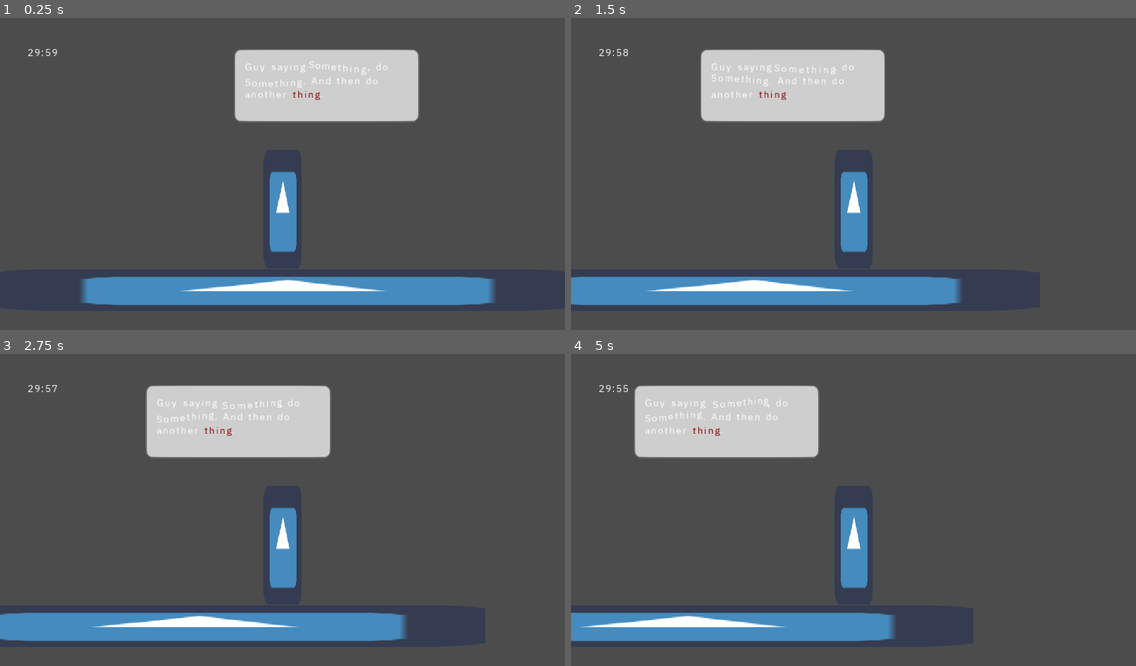
Above: before the commit, frames 1-4 (two rows, left to right).
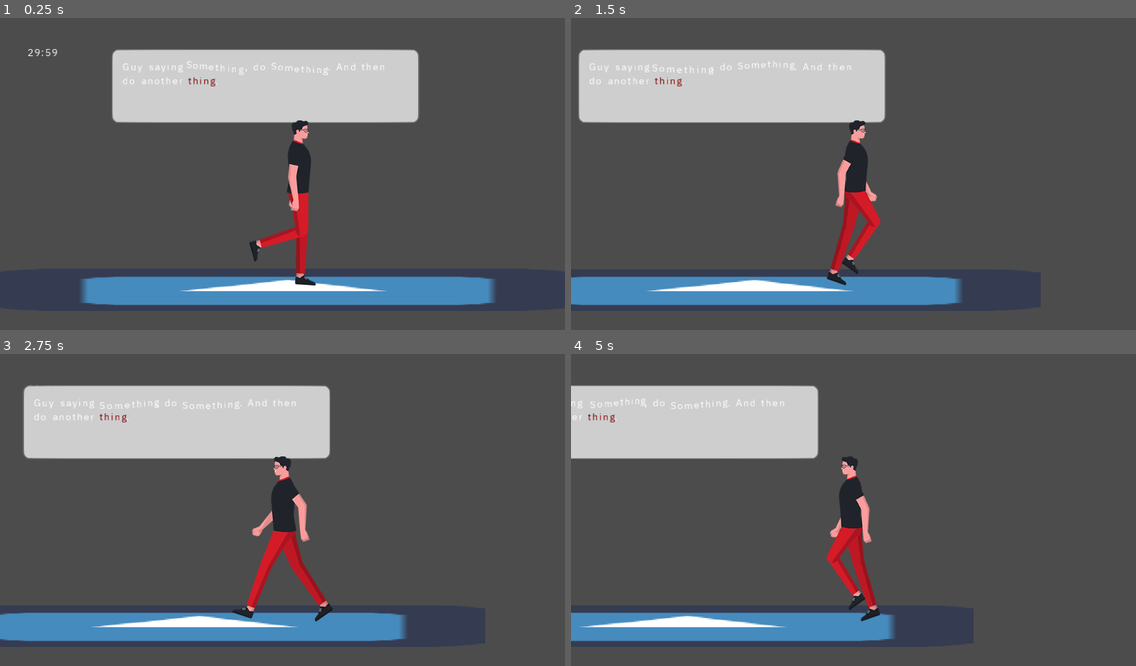
Above: after the commit, the same moments.

Repository: 2nafish117/litwork
Game: Godot game, scene res://source/scenes/tests/TestPlayerMove.tscn
The game is run twice, just before and just after one commit, with the same random seed, the same clock (stepped at 60 frames per second) and the same inputs. The project has no main scene, so this scene is started directly. The engine's default icon, where the game draws it, is replaced by a stand-in: a white triangle on a blue panel in a dark square.
Inputs:
- Up to frame 1 (0.25 s): no input
- Up to frame 2 (1.5 s): hold Right (move_right) from 0.53 s (still down); tap Space (action_interact) at 0.6, 1.35 s
- Up to frame 3 (2.75 s): release Right (move_right) at 2.03 s; hold Left (move_left) from 2.03 s (still down); tap Space (action_interact) at 2.1 s
- Up to frame 4 (5 s): release Left (move_left) at 2.78 s; hold Right (move_right) 2.78-4.28 s; tap Space (action_interact) at 2.85, 3.6, 4.35 s; hold Left (move_left) from 4.28 s (still down)

The runs differ from the first frame. In frame 1, 8.3% of the frame differs, in the area x 19-74%, y 9-86%; in frame 2, 8.1%; in frame 3, 8.7%, in the area x 4-59%, y 9-86%; in frame 4, 5.7%.

Commit message:
add elevator and some assets

Diff:
--- a/project.godot
+++ b/project.godot
@@ -9,10 +9,10 @@
 config_version=4
 
 _global_script_classes=[ {
-"base": "Position2D",
+"base": "StaticBody2D",
 "class": "Floor",
 "language": "GDScript",
-"path": "res://source/interactibles/Floor.gd"
+"path": "res://source/interactibles/elevator/Floor.gd"
 }, {
 "base": "KinematicBody2D",
 "class": "PlayerCharecter",
--- a/source/autoloads/GlobalDetails.gd
+++ b/source/autoloads/GlobalDetails.gd
@@ -8,14 +8,23 @@
 var remote_server: String = "https://httpbin.org/get"
 
 func send_player_info():
-	http.connect("request_completed", self, "_http_send_player_info_request_completed")
-	var body = {"name": "Godette"}
-	var error = http.request(remote_server, [], true, HTTPClient.METHOD_POST, player_info)
+	var error = http.connect("request_completed", self, "_http_send_player_info_request_completed")
+	if error != OK:
+		push_error("Error in http signal connection")
+	error = http.request(remote_server, [], true, HTTPClient.METHOD_POST, player_info)
 	if error != OK:
 		push_error("An error occurred in the HTTP request.")
 	pass
 
 
-func _http_send_player_info_request_completed(result, response_code, headers, body):
+func _http_send_player_info_request_completed(_result, _response_code, _headers, body):
 	var response = parse_json(body.get_string_from_utf8())
 	print(response.headers["User-Agent"])
+
+func set_default_player_info():
+	player_info["name"] = "mc"
+	player_info["sex"] = "male"
+	player_info["email"] = "mc@mc.com"
+
+func _ready() -> void:
+	set_default_player_info()
--- a/source/autoloads/GlobalUi.gd
+++ b/source/autoloads/GlobalUi.gd
@@ -4,14 +4,14 @@
 
 func _ready() -> void:
 	GlobalTimer.start()
+	pass
 
 func format_time(secs: float) -> Array:
 	var minutes = int(secs / 60.0)
 	secs = int(fmod(secs, 60.0))
 	return [minutes, secs]
 
-
-func _process(delta: float) -> void:
+func _process(_delta: float) -> void:
 	var t: Array = format_time(GlobalTimer.time_left)
 	var minutes: int = t[0]
 	var seconds: int = t[1]
--- a/source/autoloads/GlobalUi.tscn
+++ b/source/autoloads/GlobalUi.tscn
@@ -4,11 +4,13 @@
 [ext_resource path="res://source/autoloads/GlobalUi.gd" type="Script" id=2]
 
 [node name="GlobalUi" type="CanvasLayer"]
+layer = -100
 script = ExtResource( 2 )
 
 [node name="MarginContainer" type="MarginContainer" parent="."]
 anchor_right = 1.0
 anchor_bottom = 1.0
+mouse_filter = 1
 theme = ExtResource( 1 )
 custom_constants/margin_right = 50
 custom_constants/margin_top = 50
--- a/source/interactibles/Elevator.gd
+++ /dev/null
@@ -1,25 +0,0 @@
-extends Sprite
-
-var floors: Array
-var player: Node2D
-
-func _ready() -> void:
-	for c in get_children():
-		if c is Floor:
-			floors.append(c)
-
-func interact(player: Node2D, data: Dictionary):
-	var floor_number
-	go_to_floor(player, floor_number)
-	pass
-
-func go_to_floor(player: Node2D, floor_number: int):
-	for f in floors:
-		if f.floor_number == floor_number:
-			player.global_position = f.global_position
-			return
-	pass
-
-func _on_Area2D_body_entered(body: Node) -> void:
-	if player is PlayerCharecter:
-		player = body
--- a/source/interactibles/Elevator.tscn
+++ /dev/null
@@ -1,16 +0,0 @@
-[gd_scene load_steps=3 format=2]
-
-[ext_resource path="res://source/interactibles/Elevator.gd" type="Script" id=1]
-
-[sub_resource type="RectangleShape2D" id=1]
-extents = Vector2( 53, 89 )
-
-[node name="Elevator" type="Sprite"]
-script = ExtResource( 1 )
-
-[node name="Area2D" type="Area2D" parent="."]
-
-[node name="CollisionShape2D" type="CollisionShape2D" parent="Area2D"]
-shape = SubResource( 1 )
-
-[connection signal="body_entered" from="Area2D" to="." method="_on_Area2D_body_entered"]
--- a/source/interactibles/Floor.gd
+++ /dev/null
@@ -1,4 +0,0 @@
-class_name Floor
-extends Position2D
-
-var floor_number: int
--- a/source/interactibles/Floor.tscn
+++ /dev/null
@@ -1,6 +0,0 @@
-[gd_scene load_steps=2 format=2]
-
-[ext_resource path="res://source/interactibles/Floor.gd" type="Script" id=1]
-
-[node name="Floor" type="Position2D"]
-script = ExtResource( 1 )
--- /dev/null
+++ b/source/interactibles/elevator/Elevator.gd
@@ -0,0 +1,85 @@
+extends KinematicBody2D
+
+signal elevator_start
+signal elevator_stop
+
+export var elevator_duration: float = 3.0
+export var single_exit: bool = false
+export var floors_path: NodePath
+
+onready var floor_collision: CollisionShape2D = $Floor
+onready var roof_collision: CollisionShape2D = $Roof
+onready var left_collision: CollisionShape2D = $Left
+onready var right_collision: CollisionShape2D = $Right
+
+onready var tween: Tween = $Tween
+
+onready var elevator_button_container := $ElevatorControl/MarginContainer/VBoxContainer
+
+var elevator_button: PackedScene = preload("res://source/interactibles/elevator/ElevatorButton.tscn")
+
+var floors: Array
+var player: Node2D
+
+var moving: bool = false
+var current_floor: Floor
+var target_floor: Floor
+
+func enable_collisions(enable: bool) -> void:
+	if not single_exit:
+		floor_collision.disabled = !enable
+		roof_collision.disabled = !enable
+		right_collision.disabled = !enable
+		for f in floors:
+			f.enable_collisions(!enable)
+	left_collision.disabled = !enable
+
+func _ready() -> void:
+	enable_collisions(false)
+	elevator_button_container.visible = false
+	var floors_path_node = get_node(floors_path)
+
+	# get all floor nodes and make buttons for them
+	for c in floors_path_node.get_children():
+		if c is Floor:
+			floors.append(c)
+			var btn := elevator_button.instance()
+			elevator_button_container.add_child(btn)
+			btn.set_floor_number(c.floor_number)
+			btn.set_floor_name(c.floor_name)
+			var _throw = btn.connect("pressed", self, "go_to_floor", [c.floor_number])
+			current_floor = c
+
+func go_to_floor(floor_number: int):
+	for f in floors:
+		if f.floor_number == floor_number:
+			target_floor = f
+
+	if current_floor == target_floor:
+		return
+
+	enable_collisions(true)
+	var _throw = tween.interpolate_property(self, "global_position", current_floor.global_position, target_floor.global_position, elevator_duration, Tween.TRANS_CUBIC, Tween.EASE_IN_OUT)
+	_throw = tween.start()
+	emit_signal("elevator_start")
+
+func _on_Area2D_body_entered(body: Node) -> void:
+	# show lift floor buttons
+	if body is PlayerCharecter:
+		print("player entered elevator")
+		player = body
+		elevator_button_container.visible = true
+
+func _on_Area2D_body_exited(body: Node) -> void:
+	# hide lift floor buttons
+	if body is PlayerCharecter:
+		print("player exited elevator")
+		player = body
+		elevator_button_container.visible = false
+
+func _on_Tween_tween_completed(_object: Object, _key: NodePath) -> void:
+	current_floor = target_floor
+	target_floor = null
+	emit_signal("elevator_stop")
+	enable_collisions(false)
+	pass
--- /dev/null
+++ b/source/interactibles/elevator/Elevator.tscn
@@ -0,0 +1,72 @@
+[gd_scene load_steps=5 format=2]
+
+[ext_resource path="res://source/interactibles/elevator/Elevator.gd" type="Script" id=1]
+
+[sub_resource type="RectangleShape2D" id=1]
+extents = Vector2( 10, 165 )
+
+[sub_resource type="RectangleShape2D" id=2]
+extents = Vector2( 185, 10 )
+
+[sub_resource type="RectangleShape2D" id=3]
+extents = Vector2( 112.5, 157 )
+
+[node name="Elevator" type="KinematicBody2D"]
+collision_layer = 0
+motion/sync_to_physics = true
+script = ExtResource( 1 )
+
+[node name="Sprite" type="Sprite" parent="."]
+
+[node name="Right" type="CollisionShape2D" parent="."]
+position = Vector2( 175, -165 )
+shape = SubResource( 1 )
+
+[node name="Left" type="CollisionShape2D" parent="."]
+position = Vector2( -175, -165 )
+shape = SubResource( 1 )
+
+[node name="Floor" type="CollisionShape2D" parent="."]
+position = Vector2( 0, 10 )
+shape = SubResource( 2 )
+
+[node name="Roof" type="CollisionShape2D" parent="."]
+position = Vector2( 0, -340 )
+shape = SubResource( 2 )
+
+[node name="Area2D" type="Area2D" parent="."]
+
+[node name="CollisionShape2D" type="CollisionShape2D" parent="Area2D"]
+position = Vector2( -1.5, -157 )
+shape = SubResource( 3 )
+
+[node name="Tween" type="Tween" parent="."]
+playback_process_mode = 0
+
+[node name="ElevatorControl" type="Control" parent="."]
+margin_left = 185.0
+margin_top = -313.0
+margin_right = 280.0
+margin_bottom = -10.0
+__meta__ = {
+"_edit_use_anchors_": false
+}
+
+[node name="MarginContainer" type="MarginContainer" parent="ElevatorControl"]
+anchor_right = 1.0
+anchor_bottom = 1.0
+__meta__ = {
+"_edit_use_anchors_": false
+}
+
+[node name="VBoxContainer" type="VBoxContainer" parent="ElevatorControl/MarginContainer"]
+margin_right = 95.0
+margin_bottom = 303.0
+custom_constants/separation = 10
+__meta__ = {
+"_edit_use_anchors_": false
+}
+
+[connection signal="body_entered" from="Area2D" to="." method="_on_Area2D_body_entered"]
+[connection signal="body_exited" from="Area2D" to="." method="_on_Area2D_body_exited"]
+[connection signal="tween_completed" from="Tween" to="." method="_on_Tween_tween_completed"]
--- /dev/null
+++ b/source/interactibles/elevator/ElevatorButton.gd
@@ -0,0 +1,7 @@
+extends TextureButton
+
+func set_floor_number(number: int):
+	$FloorNumberLabel.text = String(number)
+
+func set_floor_name(name: String):
+	$FloorNameLabel.text = name
--- /dev/null
+++ b/source/interactibles/elevator/ElevatorButton.tscn
@@ -0,0 +1,35 @@
+[gd_scene load_steps=4 format=2]
+
+[ext_resource path="res://icon.png" type="Texture" id=1]
+[ext_resource path="res://source/interactibles/elevator/ElevatorButton.gd" type="Script" id=2]
+[ext_resource path="res://assets/textures/ui/speech_box_9patch.png" type="Texture" id=3]
+
+[node name="ElevatorButton" type="TextureButton"]
+anchor_right = 1.0
+anchor_bottom = 1.0
+texture_normal = ExtResource( 1 )
+texture_pressed = ExtResource( 3 )
+script = ExtResource( 2 )
+__meta__ = {
+"_edit_use_anchors_": false
+}
+
+[node name="FloorNumberLabel" type="Label" parent="."]
+margin_left = 71.0
+margin_top = 13.0
+margin_right = 111.0
+margin_bottom = 27.0
+text = "2"
+__meta__ = {
+"_edit_use_anchors_": false
+}
+
+[node name="FloorNameLabel" type="Label" parent="."]
+margin_left = 72.0
+margin_top = 35.0
+margin_right = 112.0
+margin_bottom = 49.0
+text = "cafe"
+__meta__ = {
+"_edit_use_anchors_": false
+}
--- /dev/null
+++ b/source/interactibles/elevator/Floor.gd
@@ -0,0 +1,10 @@
+class_name Floor
+extends StaticBody2D
+
+export var floor_number: int
+export var floor_name: String
+
+func enable_collisions(enable: bool) -> void:
+	for c in get_children():
+		if c is CollisionShape2D:
+			c.disabled = !enable
--- /dev/null
+++ b/source/interactibles/elevator/Floor.tscn
@@ -0,0 +1,6 @@
+[gd_scene load_steps=2 format=2]
+
+[ext_resource path="res://source/interactibles/elevator/Floor.gd" type="Script" id=1]
+
+[node name="Floor" type="StaticBody2D"]
+script = ExtResource( 1 )
--- a/source/player_charecter/PlayerCharecter.gd
+++ b/source/player_charecter/PlayerCharecter.gd
@@ -2,9 +2,12 @@
 extends KinematicBody2D
 
 const MAX_SPEED = 200.0
+const ACCEL := 50.0
+const EPSILON_VELOCITY := 0.1
 
-var ACCEL := 60.0
-var SPEED := MAX_SPEED
+export var male: bool = true
+
+var speed := MAX_SPEED
 
 var movement: float
 var input_interact: bool
@@ -15,59 +18,49 @@
 enum {IDLE, INTERACT, WALK}
 var state := IDLE
 
+onready var animated_sprite: AnimatedSprite = $AnimatedSpriteMale
+
 func _ready() -> void:
-	# $AnimatedSprite.playing = true
-	pass
+	$AnimatedSpriteFemale.visible = false
+	$AnimatedSpriteMale.visible = false
+
+	# testing
+	#GlobalDetails.player_info["sex"] = "female"
+
+	if GlobalDetails.player_info["sex"] == "female":
+		animated_sprite = $AnimatedSpriteFemale
+
+	animated_sprite.visible = true
+	animated_sprite.playing = true
+
 
 func _physics_process(delta: float) -> void:
 	movement = Input.get_action_strength("move_right") - Input.get_action_strength("move_left")
 	input_interact = Input.is_action_just_pressed("action_interact")
 
-	# gravity
-	if not is_on_floor():
-		velocity.y += 200.0 * delta
-	velocity.x = lerp(velocity.x, movement * SPEED, ACCEL * delta)
+	velocity.y += 300.0 * delta
+	velocity.x = lerp(velocity.x, movement * speed, ACCEL * delta)
 
-#	match state:
-#		IDLE:
-#			if abs(velocity.x) > 0.01:
-#				state = WALK
-#				if velocity.x > 0.01:
-#					$AnimatedSprite.animation = "walk_right"
-#				if velocity.x < -0.01:
-#					$AnimatedSprite.animation = "walk_left"
-#			pass
-#		INTERACT:
-#			if abs(velocity.x) > 0.01:
-#				state = WALK
-#				if velocity.x > 0.01:
-#					$AnimatedSprite.animation = "walk_right"
-#				if velocity.x < -0.01:
-#					$AnimatedSprite.animation = "walk_left"
-#			pass
-#		WALK:
-#			if abs(velocity.x) <= 0.01:
-#				state = IDLE
-#				$AnimatedSprite.animation = "idle"
-#			else:
-#				if velocity.x > 0.01:
-#					$AnimatedSprite.animation = "walk_right"
-#				if velocity.x < -0.01:
-#					$AnimatedSprite.animation = "walk_left"
-#			pass
-
-#	if false:
-#		if movement > 0.0:
-#			$AnimatedSprite.animation = "walk_right"
-#			look = 1
-#		elif movement < 0.0:
-#			$AnimatedSprite.animation = "walk_left"
-#			look = -1
-#		else:
-#			if look == -1:
-#				$AnimatedSprite.animation = "idle_left"
-#			else:
-#				$AnimatedSprite.animation = "idle_right"
+	match state:
+		IDLE:
+			if abs(velocity.x) > EPSILON_VELOCITY:
+				state = WALK
+			pass
+		INTERACT:
+			if abs(velocity.x) > EPSILON_VELOCITY:
+				state = WALK
+			pass
+		WALK:
+			if abs(velocity.x) <= EPSILON_VELOCITY:
+				state = IDLE
+				animated_sprite.animation = "idle"
+			else:
+				animated_sprite.animation = "walk"
+				if velocity.x > EPSILON_VELOCITY:
+					animated_sprite.flip_h = false
+				if velocity.x < -EPSILON_VELOCITY:
+					animated_sprite.flip_h = true
+			pass
 
 	velocity = move_and_slide(velocity, Vector2.UP)
 	pass
@@ -76,12 +69,11 @@
 	print("player interact")
 	state = INTERACT
 	if not can_move:
-#		$AnimatedSprite.animation = "interact"
-		SPEED = 0.0
+		speed = 0.0
 		velocity.x = 0.0
 	pass
 
 #func _on_DialogBox_interaction_end() -> void:
 #	state = IDLE
-#	$AnimatedSprite.animation = "idle"
+#	animated_sprite.animation = "idle"
 #	SPEED = MAX_SPEED
--- a/source/player_charecter/PlayerCharecter.tscn
+++ b/source/player_charecter/PlayerCharecter.tscn
@@ -1,22 +1,71 @@
-[gd_scene load_steps=4 format=2]
+[gd_scene load_steps=23 format=2]
 
 [ext_resource path="res://source/player_charecter/PlayerCharecter.gd" type="Script" id=1]
-[ext_resource path="res://icon.png" type="Texture" id=2]
+[ext_resource path="res://assets/textures/characters/player_female/idle.png" type="Texture" id=2]
+[ext_resource path="res://assets/textures/characters/player_female/07.png" type="Texture" id=3]
+[ext_resource path="res://assets/textures/characters/player_female/08.png" type="Texture" id=4]
+[ext_resource path="res://assets/textures/characters/player_female/05.png" type="Texture" id=5]
+[ext_resource path="res://assets/textures/characters/player_female/06.png" type="Texture" id=6]
+[ext_resource path="res://assets/textures/characters/player_female/03.png" type="Texture" id=7]
+[ext_resource path="res://assets/textures/characters/player_female/04.png" type="Texture" id=8]
+[ext_resource path="res://assets/textures/characters/player_male/06.png" type="Texture" id=9]
+[ext_resource path="res://assets/textures/characters/player_female/02.png" type="Texture" id=10]
+[ext_resource path="res://assets/textures/characters/player_female/01.png" type="Texture" id=11]
+[ext_resource path="res://assets/textures/characters/player_male/01.png" type="Texture" id=12]
+[ext_resource path="res://assets/textures/characters/player_male/08.png" type="Texture" id=13]
+[ext_resource path="res://assets/textures/characters/player_male/05.png" type="Texture" id=14]
+[ext_resource path="res://assets/textures/characters/player_male/02.png" type="Texture" id=15]
+[ext_resource path="res://assets/textures/characters/player_male/idle.png" type="Texture" id=16]
+[ext_resource path="res://assets/textures/characters/player_male/03.png" type="Texture" id=17]
+[ext_resource path="res://assets/textures/characters/player_male/04.png" type="Texture" id=18]
+[ext_resource path="res://assets/textures/characters/player_male/07.png" type="Texture" id=19]
 
 [sub_resource type="CapsuleShape2D" id=1]
-radius = 39.0
-height = 140.0
+radius = 33.0
+height = 202.0
+
+[sub_resource type="SpriteFrames" id=2]
+animations = [ {
+"frames": [ ExtResource( 16 ) ],
+"loop": true,
+"name": "idle",
+"speed": 5.0
+}, {
+"frames": [ ExtResource( 12 ), ExtResource( 15 ), ExtResource( 17 ), ExtResource( 18 ), ExtResource( 14 ), ExtResource( 9 ), ExtResource( 19 ), ExtResource( 13 ) ],
+"loop": true,
+"name": "walk",
+"speed": 7.0
+} ]
+
+[sub_resource type="SpriteFrames" id=3]
+animations = [ {
+"frames": [ ExtResource( 2 ) ],
+"loop": true,
+"name": "idle",
+"speed": 5.0
+}, {
+"frames": [ ExtResource( 11 ), ExtResource( 10 ), ExtResource( 7 ), ExtResource( 8 ), ExtResource( 5 ), ExtResource( 6 ), ExtResource( 3 ), ExtResource( 4 ) ],
+"loop": true,
+"name": "walk",
+"speed": 7.0
+} ]
 
 [node name="PlayerCharecter" type="KinematicBody2D"]
 script = ExtResource( 1 )
 
 [node name="CollisionShape2D" type="CollisionShape2D" parent="."]
-position = Vector2( 0, -109 )
+position = Vector2( 0, -134 )
 shape = SubResource( 1 )
 
-[node name="AnimatedSprite" type="AnimatedSprite" parent="."]
+[node name="AnimatedSpriteMale" type="AnimatedSprite" parent="."]
+position = Vector2( 0, -119 )
+frames = SubResource( 2 )
+animation = "walk"
+frame = 2
 
-[node name="Icon" type="Sprite" parent="."]
-position = Vector2( 0.499999, -107.5 )
-scale = Vector2( 1.07813, 3.35938 )
-texture = ExtResource( 2 )
+[node name="AnimatedSpriteFemale" type="AnimatedSprite" parent="."]
+visible = false
+position = Vector2( 0, -119 )
+frames = SubResource( 3 )
+animation = "idle"
+playing = true
--- /dev/null
+++ b/source/player_charecter/player_male.tres
@@ -0,0 +1,6 @@
+[gd_resource type="AtlasTexture" load_steps=2 format=2]
+
+[sub_resource type="AtlasTexture" id=1]
+
+[resource]
+atlas = SubResource( 1 )
--- a/source/scenes/DetailsForm.tscn
+++ b/source/scenes/DetailsForm.tscn
@@ -68,7 +68,7 @@
 margin_top = 156.0
 margin_right = 424.0
 margin_bottom = 180.0
-text = "sex"
+text = "male"
 align = 1
 items = [ "male", null, false, 0, null, "female", null, false, 1, null ]
 selected = 0
--- a/source/scenes/Main.tscn
+++ b/source/scenes/Main.tscn
@@ -49,3 +49,16 @@
 margin_right = 624.0
 margin_bottom = 116.0
 text = "sdfsdgsdg"
+
+[node name="HSeparator2" type="HSeparator" parent="MarginContainer/VBoxContainer"]
+margin_top = 120.0
+margin_right = 624.0
+margin_bottom = 124.0
+
+[node name="Button" type="Button" parent="MarginContainer/VBoxContainer"]
+margin_left = 237.0
+margin_top = 128.0
+margin_right = 387.0
+margin_bottom = 152.0
+size_flags_horizontal = 4
+text = "    continue    "
--- /dev/null
+++ b/source/scenes/tests/TestElevator.tscn
@@ -0,0 +1,116 @@
+[gd_scene load_steps=7 format=2]
+
+[ext_resource path="res://source/player_charecter/PlayerCharecter.tscn" type="PackedScene" id=1]
+[ext_resource path="res://source/interactibles/elevator/Elevator.tscn" type="PackedScene" id=2]
+[ext_resource path="res://source/interactibles/elevator/Floor.tscn" type="PackedScene" id=3]
+
+[sub_resource type="RectangleShape2D" id=3]
+extents = Vector2( 191, 43 )
+
+[sub_resource type="RectangleShape2D" id=2]
+extents = Vector2( 186.063, 70 )
+
+[sub_resource type="RectangleShape2D" id=1]
+extents = Vector2( 456.5, 70 )
+
+[node name="TestElevator" type="Node2D"]
+
+[node name="Elevator" parent="." instance=ExtResource( 2 )]
+single_exit = true
+floors_path = NodePath("../ElevatorFloors")
+
+[node name="ElevatorFloors" type="Node2D" parent="."]
+
+[node name="Floor4" parent="ElevatorFloors" instance=ExtResource( 3 )]
+position = Vector2( 0, -1500 )
+floor_number = 4
+floor_name = "sdgdsgs"
+
+[node name="CollisionShape2D" type="CollisionShape2D" parent="ElevatorFloors/Floor4"]
+shape = SubResource( 3 )
+
+[node name="Floor3" parent="ElevatorFloors" instance=ExtResource( 3 )]
+position = Vector2( 1, -1000 )
+floor_number = 2
+floor_name = "terrace"
+
+[node name="CollisionShape2D" type="CollisionShape2D" parent="ElevatorFloors/Floor3"]
+position = Vector2( 0, 70 )
+shape = SubResource( 2 )
+disabled = true
+
+[node name="Floor2" parent="ElevatorFloors" instance=ExtResource( 3 )]
+position = Vector2( 0, -500 )
+floor_number = 1
+floor_name = "cafe"
+
+[node name="CollisionShape2D2" type="CollisionShape2D" parent="ElevatorFloors/Floor2"]
+position = Vector2( 0, 70 )
+shape = SubResource( 2 )
+disabled = true
+
+[node name="Floor" parent="ElevatorFloors" instance=ExtResource( 3 )]
+floor_name = "ground"
+
+[node name="CollisionShape2D3" type="CollisionShape2D" parent="ElevatorFloors/Floor"]
+position = Vector2( 2, 70 )
+shape = SubResource( 2 )
+disabled = true
+
+[node name="PlayerCharecter" parent="." instance=ExtResource( 1 )]
+position = Vector2( -268, 0 )
+
+[node name="RemoteTransform2D" type="RemoteTransform2D" parent="PlayerCharecter"]
+position = Vector2( 0, -112 )
+remote_path = NodePath("../../Camera2D")
+
+[node name="Camera2D" type="Camera2D" parent="."]
+position = Vector2( -268, -112 )
+current = true
+
+[node name="Floors" type="Node2D" parent="."]
+
+[node name="StaticBody2D" type="StaticBody2D" parent="Floors"]
+
+[node name="CollisionShape2D" type="CollisionShape2D" parent="Floors/StaticBody2D"]
+position = Vector2( -641.5, 70 )
+shape = SubResource( 1 )
+
+[node name="StaticBody2D2" type="StaticBody2D" parent="Floors"]
+position = Vector2( -832, -500 )
+
+[node name="CollisionShape2D" type="CollisionShape2D" parent="Floors/StaticBody2D2"]
+position = Vector2( 189.5, 70 )
+shape = SubResource( 1 )
+
+[node name="StaticBody2D3" type="StaticBody2D" parent="Floors"]
+position = Vector2( -832, -1000 )
+
+[node name="CollisionShape2D" type="CollisionShape2D" parent="Floors/StaticBody2D3"]
+position = Vector2( 189.5, 70 )
+shape = SubResource( 1 )
+
+[node name="StaticBody2D4" type="StaticBody2D" parent="Floors"]
+position = Vector2( 1288, 0 )
+
+[node name="CollisionShape2D" type="CollisionShape2D" parent="Floors/StaticBody2D4"]
+position = Vector2( -641.5, 70 )
+shape = SubResource( 1 )
+
+[node name="StaticBody2D5" type="StaticBody2D" parent="Floors"]
+position = Vector2( 456, -500 )
+
+[node name="CollisionShape2D" type="CollisionShape2D" parent="Floors/StaticBody2D5"]
+position = Vector2( 189.5, 70 )
+shape = SubResource( 1 )
+
+[node name="StaticBody2D6" type="StaticBody2D" parent="Floors"]
+position = Vector2( 456, -1000 )
+
+[node name="CollisionShape2D" type="CollisionShape2D" parent="Floors/StaticBody2D6"]
+position = Vector2( 189.5, 70 )
+shape = SubResource( 1 )
+
+[editable path="ElevatorFloors/Floor3"]
+[editable path="ElevatorFloors/Floor2"]
+[editable path="ElevatorFloors/Floor"]
--- a/source/scenes/tests/TestPlayerMove.tscn
+++ b/source/scenes/tests/TestPlayerMove.tscn
@@ -8,12 +8,6 @@
 extents = Vector2( 528.5, 45 )
 
 [node name="TestPlayerMove" type="Node2D"]
-
-[node name="Player" parent="." instance=ExtResource( 1 )]
-
-[node name="RemoteTransform2D" type="RemoteTransform2D" parent="Player"]
-position = Vector2( 0, -70 )
-remote_path = NodePath("../../Camera2D")
 
 [node name="Camera2D" type="Camera2D" parent="."]
 position = Vector2( 0, -70 )
@@ -31,13 +25,19 @@
 texture = ExtResource( 2 )
 
 [node name="SpeechBox" parent="." instance=ExtResource( 3 )]
-margin_left = -88.0
+margin_left = -310.0
 margin_top = -398.0
 margin_right = 248.0
-margin_bottom = -265.0
+margin_bottom = -263.0
 
 [node name="RichTextLabel" parent="SpeechBox/MarginContainer" index="0"]
-margin_right = 316.0
-margin_bottom = 113.0
+margin_right = 538.0
+margin_bottom = 115.0
+
+[node name="Player" parent="." instance=ExtResource( 1 )]
+
+[node name="RemoteTransform2D" type="RemoteTransform2D" parent="Player"]
+position = Vector2( 0, -70 )
+remote_path = NodePath("../../Camera2D")
 
 [editable path="SpeechBox"]
Binary file added: assets/textures/characters/player_female/01.png
Not shown, added: assets/textures/characters/player_female/01.png.import
Binary file added: assets/textures/characters/player_female/02.png
Not shown, added: assets/textures/characters/player_female/02.png.import
Binary file added: assets/textures/characters/player_female/03.png
Not shown, added: assets/textures/characters/player_female/03.png.import
Binary file added: assets/textures/characters/player_female/04.png
Not shown, added: assets/textures/characters/player_female/04.png.import
Binary file added: assets/textures/characters/player_female/05.png
Not shown, added: assets/textures/characters/player_female/05.png.import
Binary file added: assets/textures/characters/player_female/06.png
Not shown, added: assets/textures/characters/player_female/06.png.import
(and 162 more such lines)
